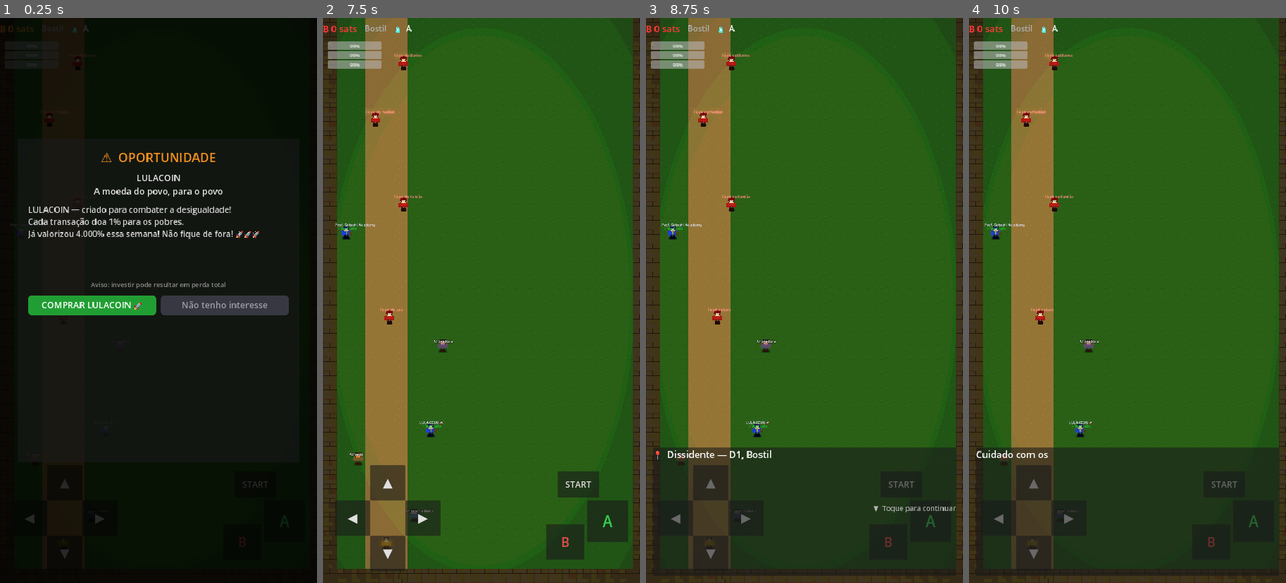
Above: before the commit, frames 1-4 (left to right).
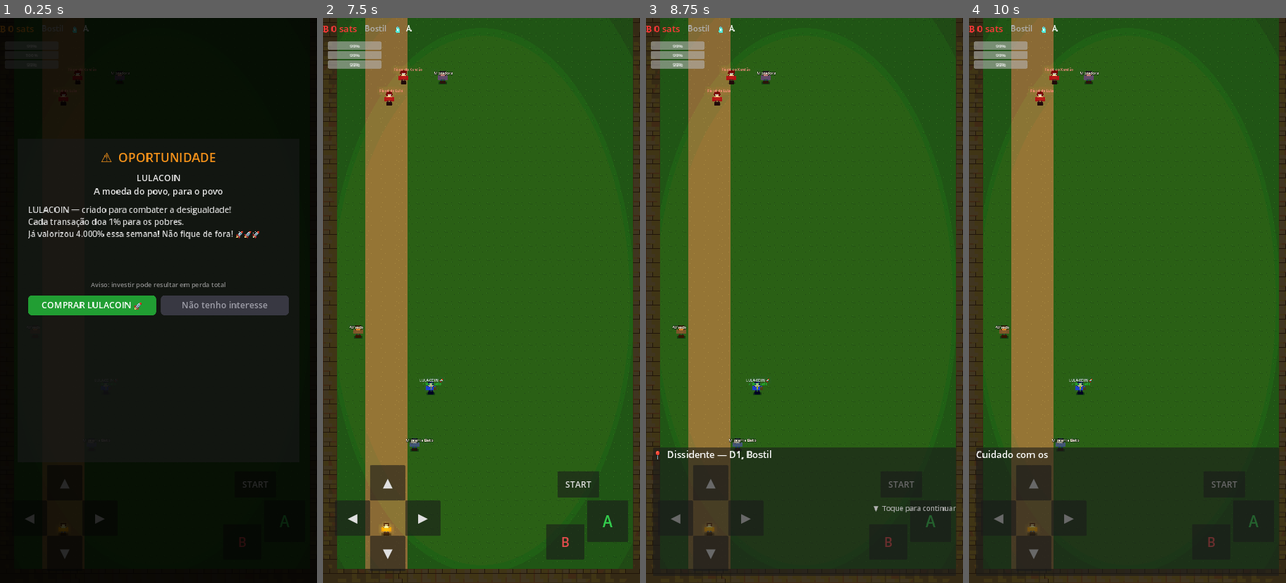
Above: after the commit, the same moments.

Repository: Unknown-brazilian/borderless-freedom-rpg
Game: Godot game, scene res://scenes/world/d1_bostil.tscn
Two runs of this game, one before a commit and one after it. Both use one fixed random seed, a clock stepped at 60 frames per second and the inputs below. This scene is started directly instead of the project's main scene.
Inputs:
- Up to frame 1 (0.25 s): no input
- Up to frame 2 (7.5 s): click "START" at 0.5 s; click "START" at 1.25 s; click "▲" at 2 s; click "▼" at 2.75 s; click "◀" at 3.5 s; click "▶" at 4.25 s; click "A" at 5 s; click "B" at 5.75 s; click "COMPRAR LULACOIN 🚀" at 6.5 s; click "Entendi. Vou trabalhar." at 7.25 s
- Up to frame 3 (8.75 s): click "▲" at 8 s
- Up to frame 4 (10 s): click "▼" at 8.75 s; click "◀" at 9.5 s

The runs differ from the first frame. In frame 1, less than 0.1% of the frame differs, in the area x 3-41%, y 6-91%; in frame 2, 1.3%, in the area x 3-41%, y 6-94%; in frame 3, 1.1%; in frame 4, 1.1%.

Commit message:
feat: Fase 1 — validação de nome, render de capacete/bike, mapa d1 maior
- Validação de nome: o botão "Confirmar" fica desabilitado ("Digite um nome para
  começar") enquanto o campo estiver vazio. Não dá mais para começar sem nome.
- Capacete e bike agora APARECEM no player: PlayerCustomization._apply_equipment()
  cria a faixa do capacete (cor escolhida) sobre a cabeça e o ícone da bike aos pés.
- Mapa d1 muito mais longo (47 -> 80 tiles) com inimigos/NPCs espaçados ao longo
  do caminho, estilo Pokémon. Player começa no fundo, saída no topo.

Outras dungeons ainda usam o tamanho padrão; serão expandidas em seguida.

Co-Authored-By: Claude Opus 4.8 (1M context) <noreply@anthropic.com>

Diff:
--- a/scripts/player/player_customization.gd
+++ b/scripts/player/player_customization.gd
@@ -79,8 +79,36 @@
 
 func apply(player: Node) -> void:
 	_apply_skin(player)
+	_apply_equipment(player)
 	_apply_speed(player)
 	_apply_resources()
+
+## Mostra capacete e bike no player 2D (antes não apareciam nenhum dos dois).
+func _apply_equipment(player: Node) -> void:
+	if not (player is Node2D):
+		return
+	for n in ["Helmet", "BikeIcon"]:
+		var old = player.get_node_or_null(n)
+		if old:
+			old.free()
+	# Capacete: faixa colorida sobre a cabeça.
+	if capacete_index > 0:
+		var cap := ColorRect.new()
+		cap.name = "Helmet"
+		cap.size = Vector2(34, 14)
+		cap.position = Vector2(-17, -52)
+		cap.color = CAPACETES[capacete_index]["cor"]
+		cap.z_index = 1
+		player.add_child(cap)
+	# Bike: ícone aos pés do player.
+	if bike_index > 0:
+		var bike := Label.new()
+		bike.name = "BikeIcon"
+		bike.text = BIKES[bike_index]["label"]
+		bike.position = Vector2(-20, -8)
+		bike.add_theme_font_size_override("font_size", 30)
+		bike.z_index = 2
+		player.add_child(bike)
 
 func _apply_skin(player: Node) -> void:
 	var skin_color: Color = SKINS[skin_index]["cor"]
--- a/scripts/ui/player_customization_ui.gd
+++ b/scripts/ui/player_customization_ui.gd
@@ -10,6 +10,7 @@
 var _lbl_bike:   Label
 var _lbl_bonus:  Label
 var _preview:    TextureRect
+var _btn_confirmar: Button
 
 func _ready() -> void:
 	AutonomyBar.set_active(false)
@@ -52,7 +53,9 @@
 	_name_input.size_flags_horizontal = Control.SIZE_EXPAND_FILL   # ocupa a largura toda
 	_name_input.add_theme_font_size_override("font_size", 36)
 	_name_input.text_changed.connect(func(t: String):
-		PlayerStats.player_name = t.strip_edges() if t.strip_edges() != "" else "Dissidente"
+		var nome := t.strip_edges()
+		PlayerStats.player_name = nome if nome != "" else "Dissidente"
+		_validate_name()
 	)
 	name_section.add_child(_name_input)
 
@@ -105,14 +108,15 @@
 	vbox.add_child(_lbl_bonus)
 
 	# ── Botões ────────────────────────────────────────────────────────────────
-	var btn_confirmar := Button.new()
-	btn_confirmar.text = "Confirmar →"
-	btn_confirmar.custom_minimum_size = Vector2(0, 88)
-	btn_confirmar.add_theme_font_size_override("font_size", 36)
-	btn_confirmar.add_theme_color_override("font_color", Color(0.969, 0.576, 0.102))
-	btn_confirmar.pressed.connect(_on_confirmar)
-	btn_confirmar.layout_mode = 2
-	vbox.add_child(btn_confirmar)
+	_btn_confirmar = Button.new()
+	_btn_confirmar.text = "Confirmar →"
+	_btn_confirmar.custom_minimum_size = Vector2(0, 88)
+	_btn_confirmar.add_theme_font_size_override("font_size", 36)
+	_btn_confirmar.add_theme_color_override("font_color", Color(0.969, 0.576, 0.102))
+	_btn_confirmar.pressed.connect(_on_confirmar)
+	_btn_confirmar.layout_mode = 2
+	vbox.add_child(_btn_confirmar)
+	_validate_name()   # estado inicial (desabilitado se sem nome)
 
 	var btn_voltar := Button.new()
 	btn_voltar.text = "← Voltar"
@@ -187,7 +191,17 @@
 	if _lbl_bonus:
 		_lbl_bonus.text = "Bônus: " + (", ".join(parts) if parts.size() > 0 else "nenhum")
 
+## Exige um nome antes de começar: desabilita o Confirmar se estiver vazio.
+func _validate_name() -> void:
+	if not is_instance_valid(_btn_confirmar):
+		return
+	var ok := _name_input.text.strip_edges() != ""
+	_btn_confirmar.disabled = not ok
+	_btn_confirmar.text = "Confirmar →" if ok else "Digite um nome para começar"
+
 func _on_confirmar() -> void:
+	if _name_input.text.strip_edges() == "":
+		return   # trava: não dá pra começar sem nome
 	PlayerCustomization.save_customization()
 	# Gerar seed ANTES de mostrar a tela de seed
 	SeedPhraseSystem.generate_seed()
--- a/scripts/world/d1_bostil.gd
+++ b/scripts/world/d1_bostil.gd
@@ -4,7 +4,8 @@
 extends "res://scripts/world/world_map_base.gd"
 
 func _ready() -> void:
-	_player_start      = Vector2i(4, 44)
+	_map_h             = 80        # mapa longo estilo Pokémon
+	_player_start      = Vector2i(4, 76)
 	_exit_tile         = Vector2i(4, 2)
 	_boss_trigger_dist = 3
 	super._ready()
@@ -19,21 +20,21 @@
 	])
 
 func _setup_npcs() -> void:
-	spawn_npc(Vector2i(6, 42), "Migrante Beto",
+	spawn_npc(Vector2i(6, 70), "Migrante Beto",
 		["Ei! Você está começando sua jornada?",
 		 "Cuidado com os Fiscais mais à frente.",
 		 "Use furtividade ou sats para passar.",
 		 "Boa sorte, dissidente."],
 		Color(0.4, 0.6, 0.9)
 	)
-	spawn_npc(Vector2i(2, 38), "Alfredo",
+	spawn_npc(Vector2i(2, 62), "Alfredo",
 		["Bitcoin é a saída.",
 		 "Guarde suas chaves. Sua seed = seu dinheiro.",
 		 "Nunca dê a seed para ninguém.",
 		 "Eu sei — parece papo de louco. Mas você vai entender."],
 		Color(0.969, 0.576, 0.102)
 	)
-	spawn_npc(Vector2i(8, 30), "Moradora",
+	spawn_npc(Vector2i(8, 44), "Moradora",
 		["Os fiscais ficam no meio da estrada.",
 		 "Se correr pelo lado, às vezes passam batido.",
 		 "Mas se te pegarem sem sats — cuidado."],
@@ -42,15 +43,15 @@
 
 func _setup_fiscais() -> void:
 	# Fiscais patrulheiros — visíveis e móveis como especificado no GDD
-	spawn_patrol_enemy(Vector2i(4, 28), "Fiscal do Lula",  30, 10, 12, 18, "item_spray", 2)
-	spawn_patrol_enemy(Vector2i(5, 20), "Fiscal do Xandão",   40, 14, 15, 25, "item_spray", 3)
-	spawn_patrol_enemy(Vector2i(3, 14), "Fiscal do Haddad", 35, 12, 15, 22, "item_camera", 2)
-	spawn_patrol_enemy(Vector2i(5, 10), "Fiscal da Marina",     45, 16, 20, 30, "item_panfleto", 3)
+	spawn_patrol_enemy(Vector2i(4, 58), "Fiscal do Lula",   30, 10, 12, 18, "item_spray", 2)
+	spawn_patrol_enemy(Vector2i(5, 44), "Fiscal do Xandão", 40, 14, 15, 25, "item_spray", 3)
+	spawn_patrol_enemy(Vector2i(3, 28), "Fiscal do Haddad", 35, 12, 15, 22, "item_camera", 2)
+	spawn_patrol_enemy(Vector2i(5, 14), "Fiscal da Marina", 45, 16, 20, 30, "item_panfleto", 3)
 
 func _setup_events() -> void:
 	# 2 NPCs de scam cripto — aparecem convincentes, sem timeout
-	spawn_crypto_npc(Vector2i(7, 36), "EVT-002")   # LULACOIN (D1 é no range 1-2)
-	spawn_crypto_npc(Vector2i(1, 22), "EVT-003")   # segundo evento disponível
+	spawn_crypto_npc(Vector2i(7, 66), "EVT-002")   # LULACOIN (D1 é no range 1-2)
+	spawn_crypto_npc(Vector2i(1, 36), "EVT-003")   # segundo evento disponível
 
 func _get_boss_id() -> String:
 	return "BOSS-D1-FINAL"
